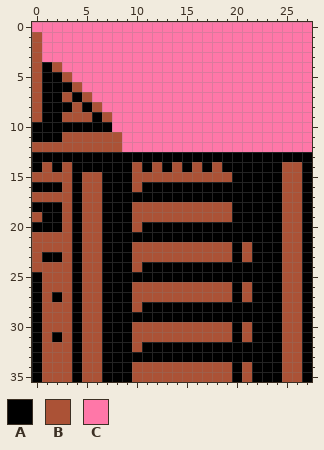
Pixel-art sprite -- src/images/scenery/Outside_Exit_01.png. The picture above is the old version.
The file is 28x36 pixels.
Palette (. is transparent): A #000000  B #ab5236  C #ff77a8
Pixels before, first column x 0:
 0 CCCCCCCCCCCCCCCCCCCCCCCCCCCC
 1 BCCCCCCCCCCCCCCCCCCCCCCCCCCC
 2 BCCCCCCCCCCCCCCCCCCCCCCCCCCC
 3 BCCCCCCCCCCCCCCCCCCCCCCCCCCC
 4 BABCCCCCCCCCCCCCCCCCCCCCCCCC
 5 BAABCCCCCCCCCCCCCCCCCCCCCCCC
 6 BAAABCCCCCCCCCCCCCCCCCCCCCCC
 7 BAABABCCCCCCCCCCCCCCCCCCCCCC
 8 BAAABABCCCCCCCCCCCCCCCCCCCCC
 9 BAABBBABCCCCCCCCCCCCCCCCCCCC
10 AAAAAAAACCCCCCCCCCCCCCCCCCCC
11 AAABBBBBBCCCCCCCCCCCCCCCCCCC
12 BBBBBBBBBCCCCCCCCCCCCCCCCCCC
13 AAAAAAAAAAAAAAAAAAAAAAAAAAAA
14 ABABAAAAAABABABABABAAAAAABBA
15 BBBBABBAAABBBBBBBBBBAAAAABBA
16 AAABABBAAABAAAAAAAAAAAAAABBA
17 BBBBABBAAAAAAAAAAAAAAAAAABBA
18 AAABABBAAABBBBBBBBBBAAAAABBA
19 BAABABBAAABBBBBBBBBBAAAAABBA
20 AAABABBAAABAAAAAAAAAAAAAABBA
21 BBBBABBAAAAAAAAAAAAAAAAAABBA
22 BBBBABBAAABBBBBBBBBBABAAABBA
23 BAABABBAAABBBBBBBBBBABAAABBA
24 BBBBABBAAABAAAAAAAAAAAAAABBA
25 ABBBABBAAAAAAAAAAAAAAAAAABBA
26 ABBBABBAAABBBBBBBBBBABAAABBA
27 ABABABBAAABBBBBBBBBBABAAABBA
28 ABBBABBAAABAAAAAAAAAAAAAABBA
29 ABBBABBAAAAAAAAAAAAAAAAAABBA
30 ABBBABBAAABBBBBBBBBBABAAABBA
31 ABABABBAAABBBBBBBBBBABAAABBA
32 ABBBABBAAABAAAAAAAAAAAAAABBA
33 ABBBABBAAAAAAAAAAAAAAAAAABBA
34 ABBBABBAAABBBBBBBBBBABAAABBA
35 ABBBABBAAABBBBBBBBBBABAAABBA
The same view after the edit:
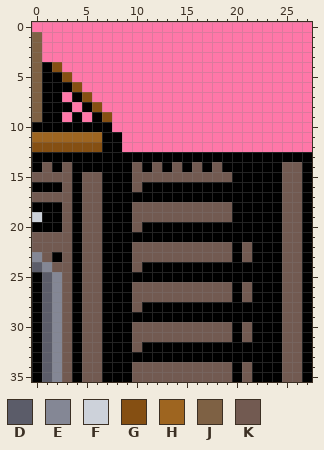
Colours new in this view: D #5b5c69  E #848795  F #cdd2da  G #854f12  H #9e6520  J #7e6144  K #725a51
The exact change:
Changed rows in their new state; - is an unchanged pixel.
first column x 0:
 1 J--------------------------
 2 J--------------------------
 3 J--------------------------
 4 J-G------------------------
 5 J--G-----------------------
 6 J---G----------------------
 7 J--C-G---------------------
 8 J---C-G--------------------
 9 J--CAC-G-------------------
11 HHHHHHHAA------------------
12 GGGGGGGAA------------------
14 -K-K------K-K-K-K-K------KK
15 KKKK-KK---KKKKKKKKKK-----KK
16 ---K-KK---K--------------KK
17 KKKK-KK------------------KK
18 ---K-KK---KKKKKKKKKK-----KK
19 F--K-KK---KKKKKKKKKK-----KK
20 ---K-KK---K--------------KK
21 KKKK-KK------------------KK
22 KKKK-KK---KKKKKKKKKK-K---KK
23 EK-K-KK---KKKKKKKKKK-K---KK
24 DEKK-KK---K--------------KK
25 -DEK-KK------------------KK
26 -DEK-KK---KKKKKKKKKK-K---KK
27 -DEK-KK---KKKKKKKKKK-K---KK
28 -DEK-KK---K--------------KK
29 -DEK-KK------------------KK
30 -DEK-KK---KKKKKKKKKK-K---KK
31 -DEK-KK---KKKKKKKKKK-K---KK
32 -DEK-KK---K--------------KK
33 -DEK-KK------------------KK
34 -DEK-KK---KKKKKKKKKK-K---KK
35 -DEK-KK---KKKKKKKKKK-K---KK
Changed places in both pictures, as pixel boxes (x1, y1, x2, y2):
changed: (32, 32, 302, 382)
